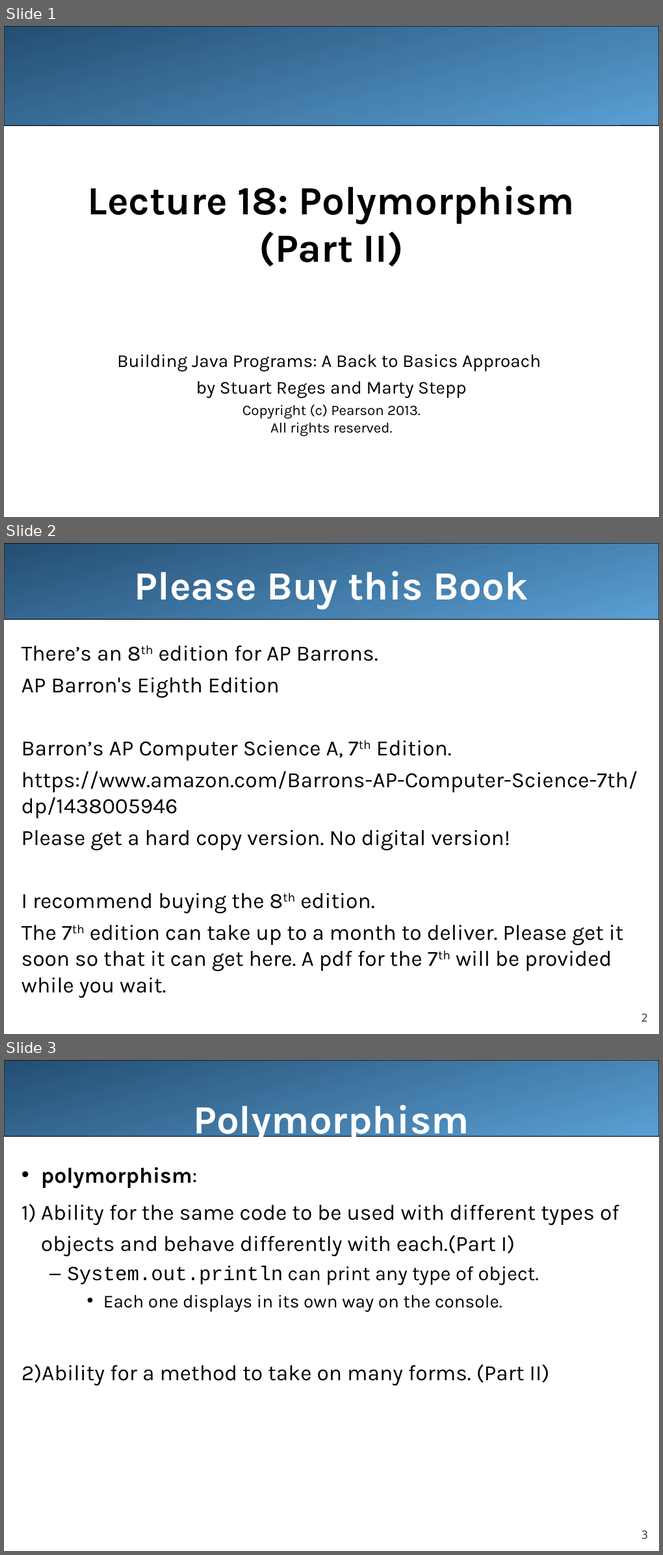
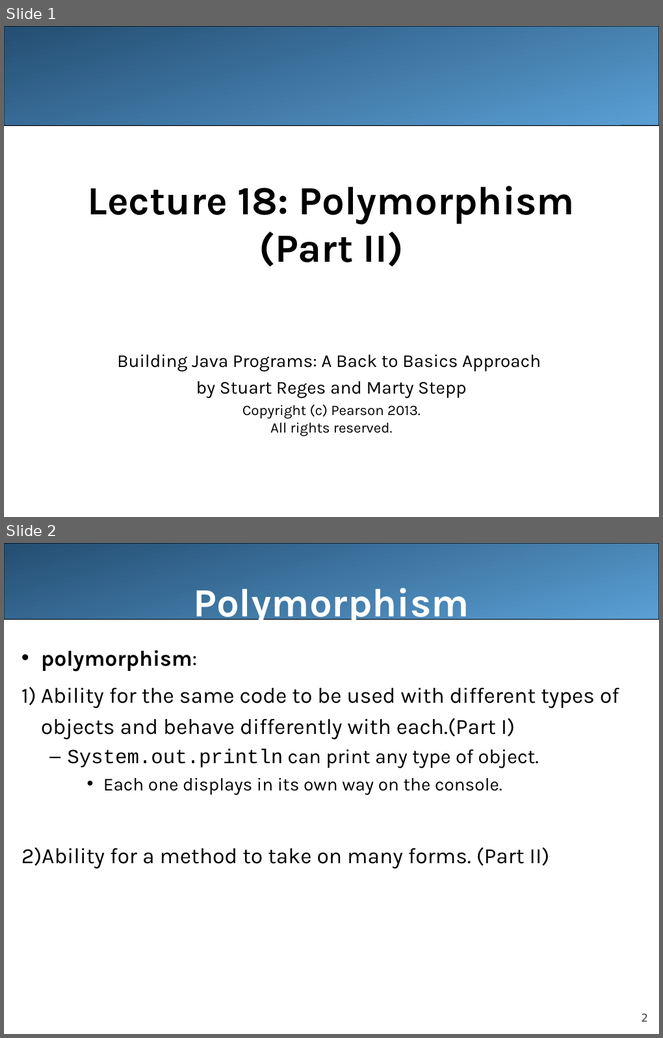
Before and after one commit to LongBaoNguyen/longbaonguyen.github.io, a slide deck: courses/apcsa/lecture18.ppt. Shown one above the other, each under a label of ours: slides 1, 2 and 3 before the commit, slides 1 and 2 after it. The pictures are 663x1555 and 663x1038 pixels, drawn with LibreOffice and Linux fonts; fonts in the diff are those of the drawing. Boxes give left, top, right and bottom in pixels: in the first picture for what was removed or moved away, otherwise in the second. Text is boxed around its words. In the diff, an @@ line names an element or a change of style, - is before the commit and + after.

```diff
--- a/courses/apcsa/lecture18.ppt
+++ b/courses/apcsa/lecture18.ppt
@@ slide 2 removed at <box>4,543,659,1034</box>, background #FFFFFF; not listed: 2 template elements that a slide beside it also shows @@
@@ title removed at <box>135,571,528,609</box> @@
-Please Buy this Book
@@ text removed at <box>22,646,638,998</box> @@
-There’s an 8th edition for AP Barrons.
-AP Barron's Eighth Edition
-Barron’s AP Computer Science A, 7th Edition.
-https://www.amazon.com/Barrons-AP-Computer-Science-7th/dp/1438005946
-Please get a hard copy version. No digital version!
-I recommend buying the 8th edition.
-The 7th edition can take up to a month to deliver. Please get it soon so that it can get here. A pdf for the 7th will be provided while you wait.
@@ what was slide 3 is now slide 2 @@
@@ page number at <box>642,1014,649,1022</box>: text changed @@
-3
+2
```
Also in this commit, not shown: 3 other files.
